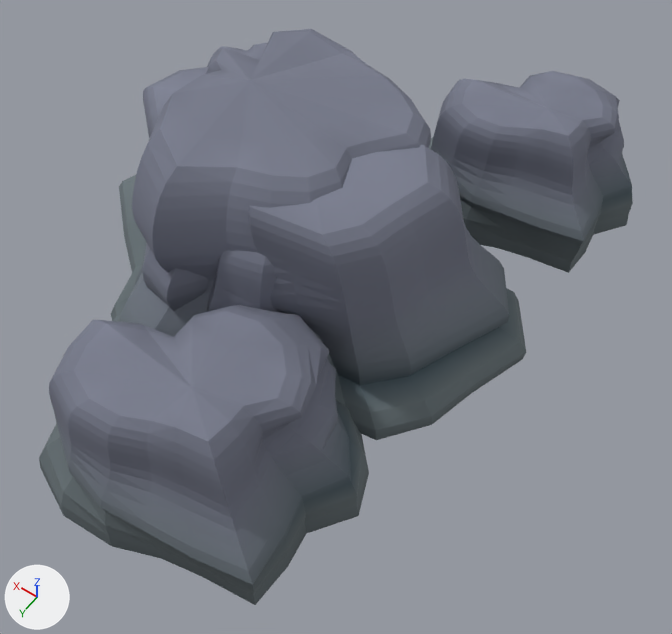
An edit to the glTF model assets/environment/rocks/SM_SpringMaw.glb, drawn before and after from the same camera.
One viewpoint serves both versions: a camera (50 mm lens) standing at (-7.34, 8.98, 13.34) and looking at (-1.29, 0.51, 0.02). The lights are fixed; the arrows at lower left show +X, +Y and +Z. The older version comes first. Vertices at exactly the same position are counted once.

Objects in the first picture: 'SM_Spring_Crown', 'SM_Spring_MawN', 'SM_Spring_MawS', 'SM_Spring_Rim'.
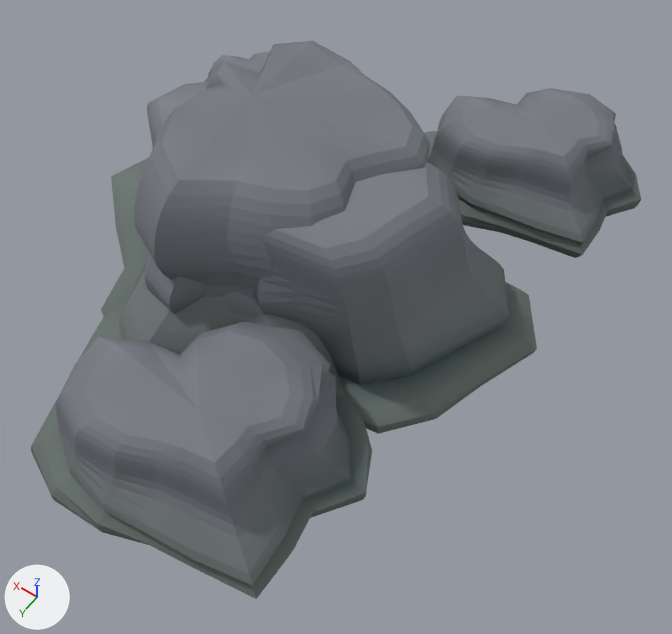
Pixel boxes [x1, y1, x2, y2] of what changed, in the pictures (672 x 634 px; the box of a moved part takes in the faces that stretch with it):
'SM_Spring_Rim', reshaped
    before: [39, 43, 633, 605]
    after: [31, 51, 641, 599]
'SM_Spring_MawS', reshaped
    before: [111, 67, 526, 440]
    after: [101, 82, 537, 434]
'SM_Spring_MawN', reshaped (10% wider)
    before: [113, 29, 431, 405]
    after: [79, 41, 430, 398]
'SM_Spring_Crown', reshaped
    before: [207, 250, 278, 312]
    after: [224, 291, 264, 317]
part 1 of me_sm_spring_mawn, moved or reshaped
    before: [119, 29, 431, 376]
    after: [119, 41, 430, 377]
part 2 of me_sm_spring_mawn, recoloured
    before: [113, 314, 345, 405]
    after: [79, 311, 342, 397]
part 3 of me_sm_spring_maws, moved or reshaped
    before: [111, 67, 504, 424]
    after: [101, 82, 531, 419]
part 4 of me_sm_spring_crown, recoloured
    before: [209, 250, 278, 312]
    after: [227, 291, 264, 317]
part 5 of me_sm_spring_rim, moved or reshaped
    before: [39, 305, 369, 605]
    after: [31, 321, 372, 599]
part 6 of me_sm_spring_rim, moved or reshaped
    before: [207, 43, 267, 67]
    after: [208, 51, 270, 77]
part 7 of me_sm_spring_rim, moved or reshaped
    before: [429, 71, 633, 273]
    after: [424, 88, 641, 258]

The change, as a diff of the scene's bpy script:
```diff
--- a/assets/environment/rocks/SM_SpringMaw.glb.py
+++ b/assets/environment/rocks/SM_SpringMaw.glb.py
@@ me_sm_spring_mawn @@
 # used by ob_sm_spring_mawn; location = (0.0, 0.0, 0.0)
-me_sm_spring_mawn.from_pydata(...)  # 574 vertices, 1144 faces; spans x -3.41..3.47, y -3.65..4.49, z -0.8..4.06
+me_sm_spring_mawn.from_pydata(...)  # 574 vertices, 1144 faces; spans x -3.46..3.59, y -3.78..4.66, z -0.45..3.78
+# me_sm_spring_mawn part 1: 552 of 574 vertices moved; they spanned x -3.41..3.47, y -3.65..4.49, z -0.8..4.06 and now span x -3.46..3.59, y -3.78..4.66, z -0.45..3.78; mean shift (0.0, 0.01, -0.05); largest move (0.75, 4.39, -0.8) -> (0.79, 4.66, -0.45)
+# me_sm_spring_mawn part 2: 130 kept faces spanning x -3.46..3.59, y -3.78..4.66, z -0.45..0.89 get new vertex colours; the middle colour goes from light grey #cad8c7 to light grey #ccdac9
 me_sm_spring_mawn.materials.append(mat_mat_spring_rock)
@@ me_sm_spring_maws @@
 # used by ob_sm_spring_maws; location = (0.0, 0.0, 0.0)
-me_sm_spring_maws.from_pydata(...)  # 574 vertices, 1144 faces; spans x -4.36..4.71, y -2.96..3.2, z -0.75..3.73
+me_sm_spring_maws.from_pydata(...)  # 574 vertices, 1144 faces; spans x -4.52..4.89, y -3.05..3.31, z -0.45..3.36
+# me_sm_spring_maws part 3: 552 of 574 vertices moved; they spanned x -4.36..4.71, y -2.96..3.2, z -0.75..3.73 and now span x -4.52..4.89, y -3.05..3.31, z -0.45..3.36; mean shift (0.0, -0.02, -0.1); largest move (4.56, 0.0, -0.75) -> (4.84, 0.0, -0.45)
 me_sm_spring_maws.materials.append(mat_mat_spring_rock)
@@ me_sm_spring_crown @@
 # used by ob_sm_spring_crown; location = (0.0, 0.0, 0.0)
-me_sm_spring_crown.from_pydata(...)  # 482 vertices, 960 faces; spans x -2.57..2.61, y -2.8..3.31, z -0.7..2.97
+me_sm_spring_crown.from_pydata(...)  # 482 vertices, 960 faces; spans x -2.56..2.6, y -2.77..3.28, z -0.45..1.76
+# me_sm_spring_crown part 4: 453 kept faces spanning x -2.56..2.59, y -2.73..3.28, z -0.45..1.75 get new vertex colours
+# edits to the shape of me_sm_spring_crown do not show in these pictures
 me_sm_spring_crown.materials.append(mat_mat_spring_rock)
@@ me_sm_spring_rim @@
 # used by ob_sm_spring_rim; location = (0.0, 0.0, 0.0)
-me_sm_spring_rim.from_pydata(...)  # 1140 vertices, 2268 faces; spans x -4.4..5.25, y -7.15..5.92, z -1.1..2.17
+me_sm_spring_rim.from_pydata(...)  # 1140 vertices, 2268 faces; spans x -4.5..5.25, y -7.16..5.94, z -0.5..1.57
+# me_sm_spring_rim part 5: 362 of 1140 vertices moved; they spanned x -3.56..1.93, y 1.29..5.92, z -1.1..2.17 and now span x -3.67..1.93, y 1.29..5.94, z -0.5..1.57; mean shift (-0.01, 0.0, -0.09); largest move (-3.1, 5.25, -1.1) -> (-3.17, 5.29, -0.5)
+# me_sm_spring_rim part 6: 362 of 1140 vertices moved; they spanned x 2.72..5.25, y -4.85..-2.73, z -0.51..1.0 and now span x 2.67..5.25, y -4.85..-2.72, z -0.23..0.72; mean shift (-0.01, 0.0, -0.04); largest move (2.93, -3.03, -0.51) -> (2.9, -3.01, -0.23)
+# me_sm_spring_rim part 7: 362 of 1140 vertices moved; they spanned x -4.4..0.32, y -7.15..-3.18, z -0.95..1.87 and now span x -4.5..0.32, y -7.16..-3.16, z -0.43..1.35; mean shift (-0.01, 0.0, -0.08); largest move (-4.01, -3.76, -0.95) -> (-4.06, -3.72, -0.43)
 me_sm_spring_rim.materials.append(mat_mat_spring_rock)
```
